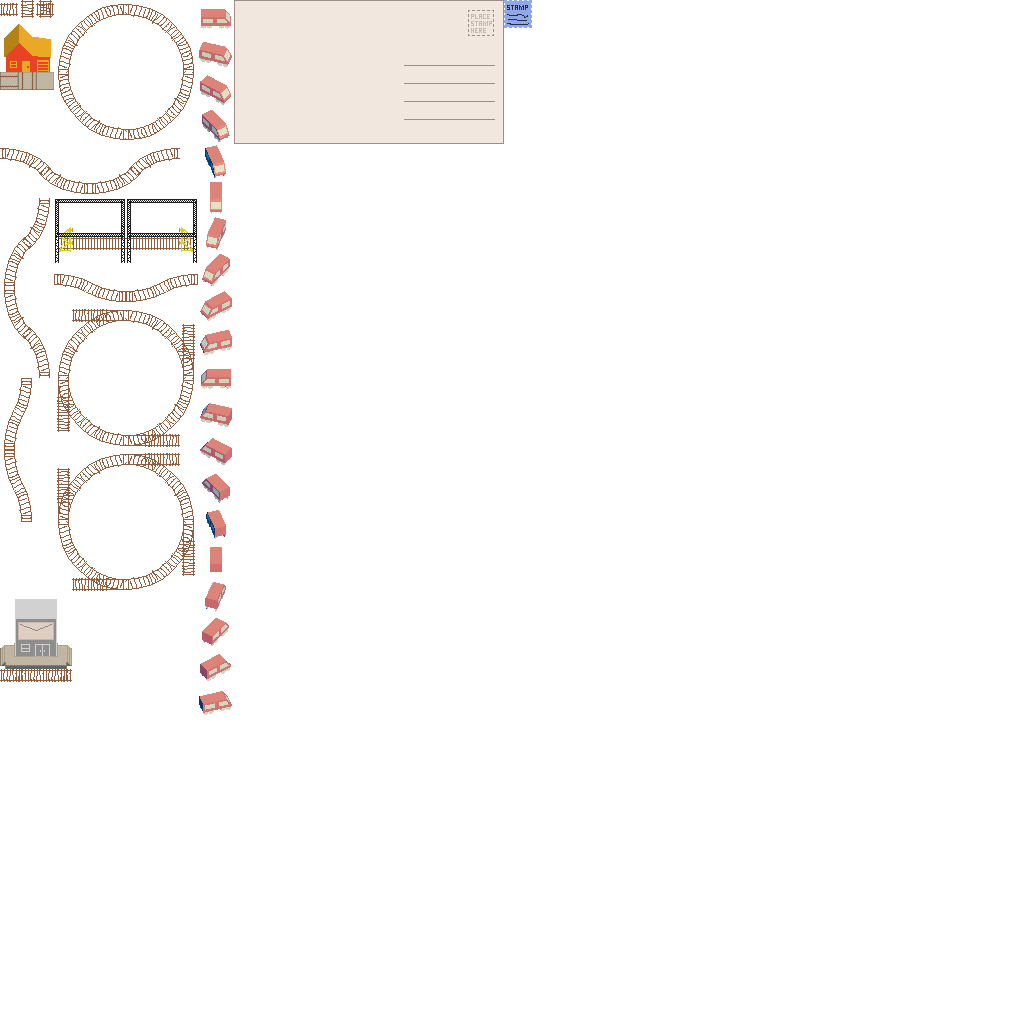
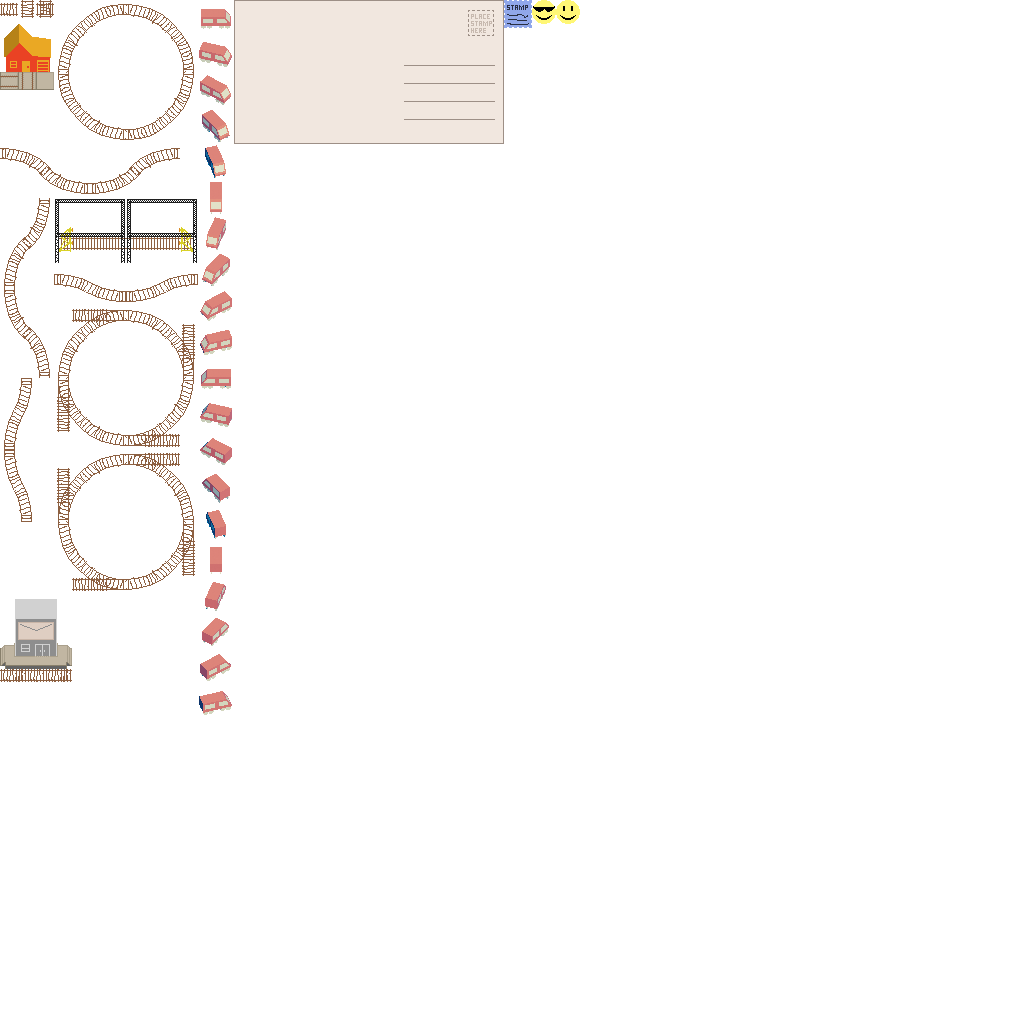
Comparing the layer stacks of the two 1024 × 1024 images. Changes:
painted on "base.png" over left=532, top=0, right=580, bottom=24
